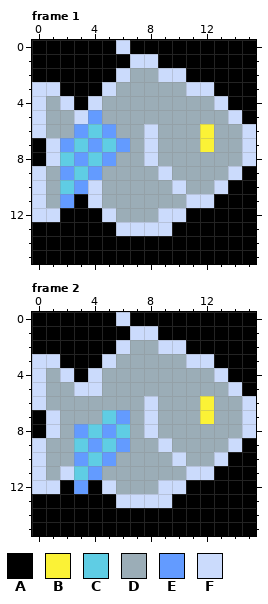
Pixel-art file, stored at graphics/ugb/ugb_fish.aseprite. The picture above was drawn from the file before the commit.
16x16 pixels, 2 frames. Shown: frame 1, frame 2.
Palette (. is transparent): A #000000  B #fbf236  C #5fcde4  D #9badb7  E #639bff  F #cbdbfc
Once edited:
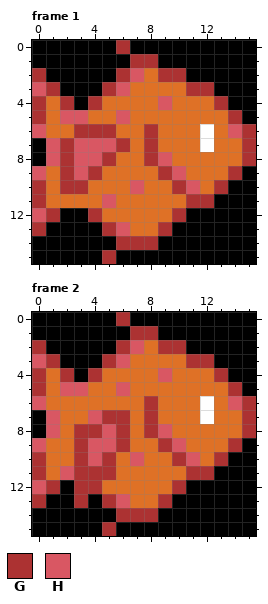
Colours new in this view: G #ac3232  H #d95763
Change:
Colour B changes from #fbf236 to #ffffff.
Colour D changes from #9badb7 to #df7126.
Frame 1:
Colour A gives way to colour D in row 11 at x 3.
Colour E gives way to colour D in row 5 at x 4; in row 11 at x 2.
Colour F gives way to colour D in rows 10 to 11 at x 4; in row 12 at x 5 and 9; in row 13 at x 7 to 8.
Colour A gives way to colour G in row 2 at x 0; in row 12 at x 4; in row 13 at x 0 and 5; in row 14 at x 6 to 8; in row 15 at x 5.
Colour C gives way to colour G in row 6 at x 4; in row 8 at x 2; in row 10 at x 2.
Colour E gives way to colour G in row 6 at x 3 and 5; in row 7 at x 2 and 6; in row 8 at x 5; in row 9 at x 2 and 4; in row 10 at x 3.
Colour F gives way to colour G in row 0 at x 6; in row 1 at x 7 to 8; in row 2 at x 6 and 9 to 10; in row 3 at x 1, 5 and 11 to 12; in row 4 at x 0, 2, 4 and 13; in row 5 at x 0 and 14.
Colour F gives way to colour G in rows 6 to 8 at x 8 and 15; in row 9 at x 9 and 14; in row 10 at x 0, 10 and 13; in row 11 at x 0 and 11 to 12; in row 12 at x 1 and 10; in row 13 at x 9.
Colour C gives way to colour H in row 7 at x 3 and 5; in row 8 at x 4; in row 9 at x 3.
Colour D gives way to colour H in row 2 at x 7; in row 3 at x 6; in row 4 at x 9; in row 5 at x 2 and 6; in row 6 at x 14; in row 8 at x 9.
Colour D gives way to colour H in row 9 at x 10; in row 10 at x 7 and 11; in row 11 at x 5.
Colour E gives way to colour H in row 7 at x 4; in row 8 at x 3.
Colour F gives way to colour H in row 3 at x 0; in row 5 at x 3; in row 6 at x 0; in rows 7 to 8 at x 1; in row 9 at x 0; in row 12 at x 0.
Colour F gives way to colour H in row 13 at x 6.
Frame 2:
Colour F gives way to colour D in row 5 at x 4; in row 12 at x 5 and 9; in row 13 at x 7 to 8.
Colour A gives way to colour G in row 2 at x 0; in row 12 at x 4; in row 13 at x 0, 3 and 5; in row 14 at x 6 to 8; in row 15 at x 5.
Colour C gives way to colour G in row 7 at x 5; in row 8 at x 4 and 6; in row 9 at x 3; in row 11 at x 3.
Colour D gives way to colour G in row 11 at x 5.
Colour E gives way to colour G in row 7 at x 6; in row 8 at x 3; in row 9 at x 6; in row 10 at x 3 and 5; in row 11 at x 4; in row 12 at x 3.
Colour F gives way to colour G in row 0 at x 6; in row 1 at x 7 to 8; in row 2 at x 6 and 9 to 10; in row 3 at x 1, 5 and 11 to 12; in row 4 at x 0, 2, 4 and 13; in row 5 at x 0 and 14.
Colour F gives way to colour G in rows 6 to 8 at x 8 and 15; in row 9 at x 9 and 14; in row 10 at x 0, 10 and 13; in row 11 at x 0 and 11 to 12; in row 12 at x 1 and 10; in row 13 at x 9.
Colour C gives way to colour H in row 9 at x 5; in row 10 at x 4.
Colour D gives way to colour H in row 2 at x 7; in row 3 at x 6; in row 4 at x 9; in row 5 at x 2 and 6; in row 6 at x 14; in row 7 at x 4.
Colour D gives way to colour H in row 8 at x 9; in row 9 at x 10; in row 10 at x 7 and 11.
Colour E gives way to colour H in row 8 at x 5; in row 9 at x 4.
Colour F gives way to colour H in row 3 at x 0; in row 5 at x 3; in row 6 at x 0; in rows 7 to 8 at x 1; in row 9 at x 0; in row 11 at x 2.
Colour F gives way to colour H in row 12 at x 0; in row 13 at x 6.
Pixel boxes of the changes (left, top, right, bottom) in both pictures:
changed: (32, 40, 256, 264)
changed: (32, 312, 256, 536)
